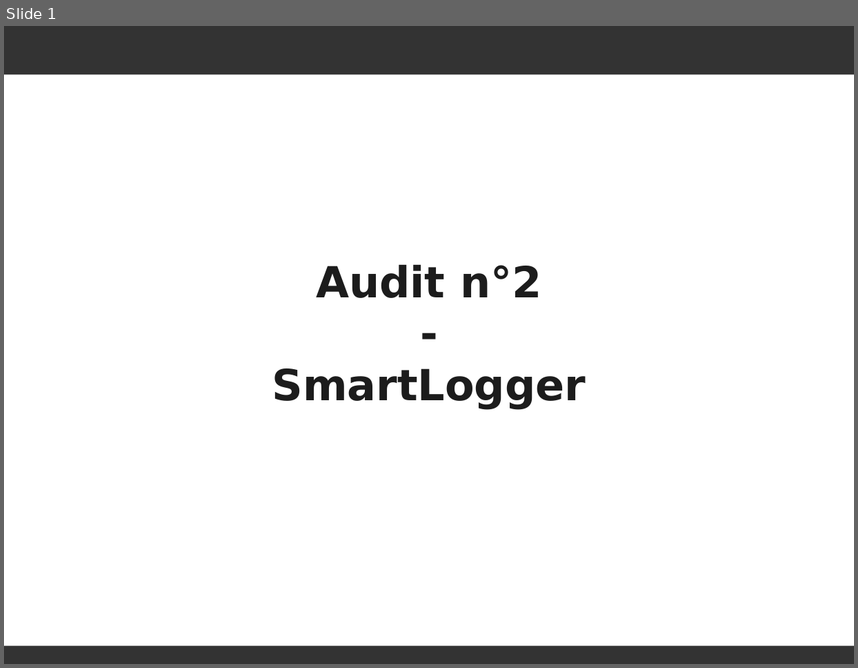
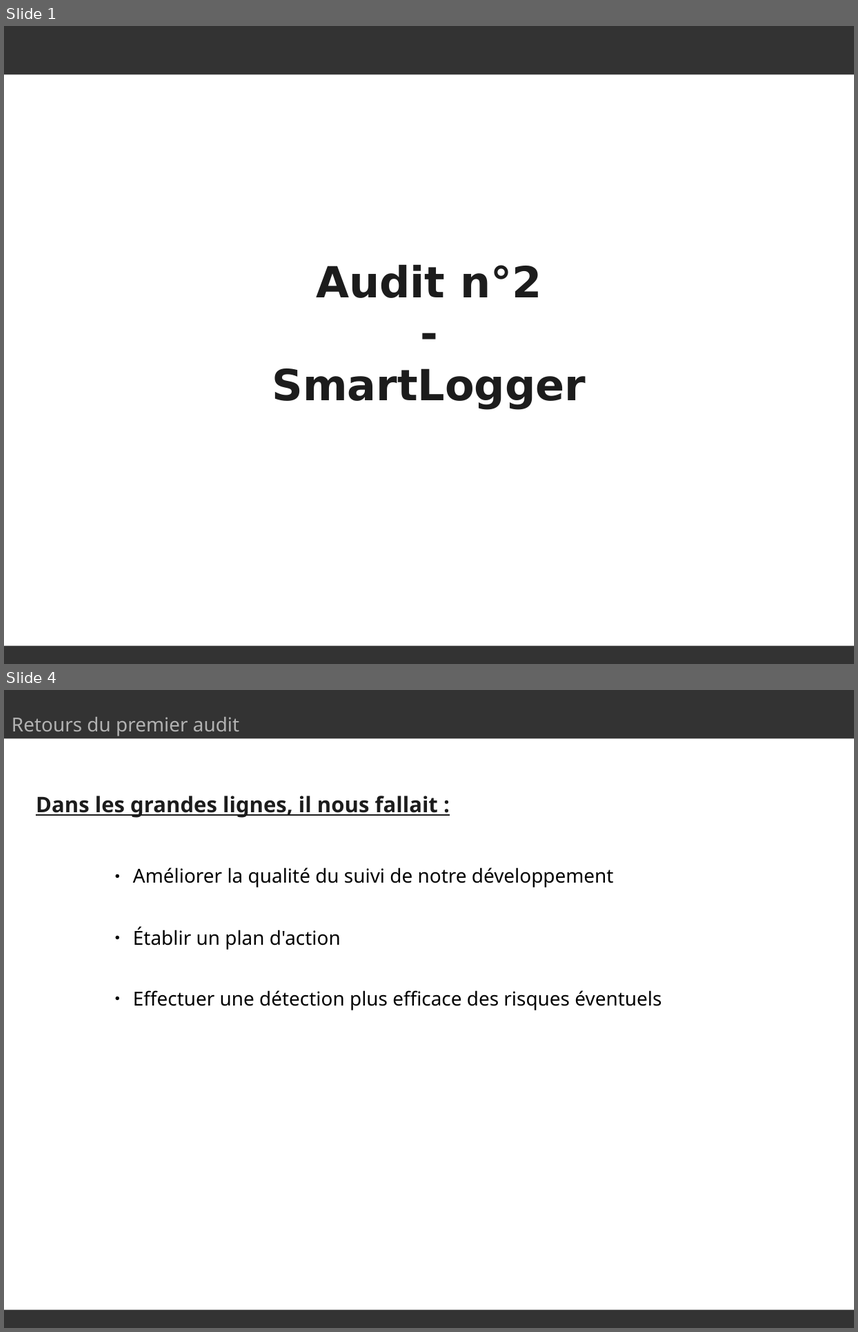
Before and after one commit to SmartLoggerManagement/SmartLogger, a slide deck: Soutenances/audit.odp. Shown one above the other, each under a label of ours: slide 1 before the commit, slides 1 and 4 after it; the slides between them are not shown. The pictures are 858x668 and 858x1332 pixels, drawn with LibreOffice and Linux fonts; fonts in the diff are those of the drawing. Boxes give left, top, right and bottom in pixels: in the first picture for what was removed or moved away, otherwise in the second. Text is boxed around its words. In the diff, an @@ line names an element or a change of style, - is before the commit and + after.

```diff
--- a/Soutenances/audit.odp
+++ b/Soutenances/audit.odp
@@ slide 4 added at (4,690,854,1328), background #FFFFFF @@
@@ rectangle added at (4,690,854,738), fill #333333 @@
@@ text added at (12,717,239,736), 18 pt, text #B2B2B2 @@
+Retours du premier audit
@@ text added at (36,796,438,818), 20 pt, text #1C1C1C, bold, underline @@
+Dans les grandes lignes, il nous fallait :
@@ text added at (133,867,614,887), 18 pt, text #000000 @@
+● Améliorer la qualité du suivi de notre développement
@@ text added at (133,927,341,949), 18 pt, text #000000 @@
+● Établir un plan d'action
@@ text added at (133,990,662,1010), 18 pt, text #000000 @@
+● Effectuer une détection plus efficace des risques éventuels
@@ rectangle added at (4,1310,854,1328), fill #333333 @@
```
Also in this commit, not shown: 1 slide changed, 4 other slides added, 2 slides removed, 13 other files.
